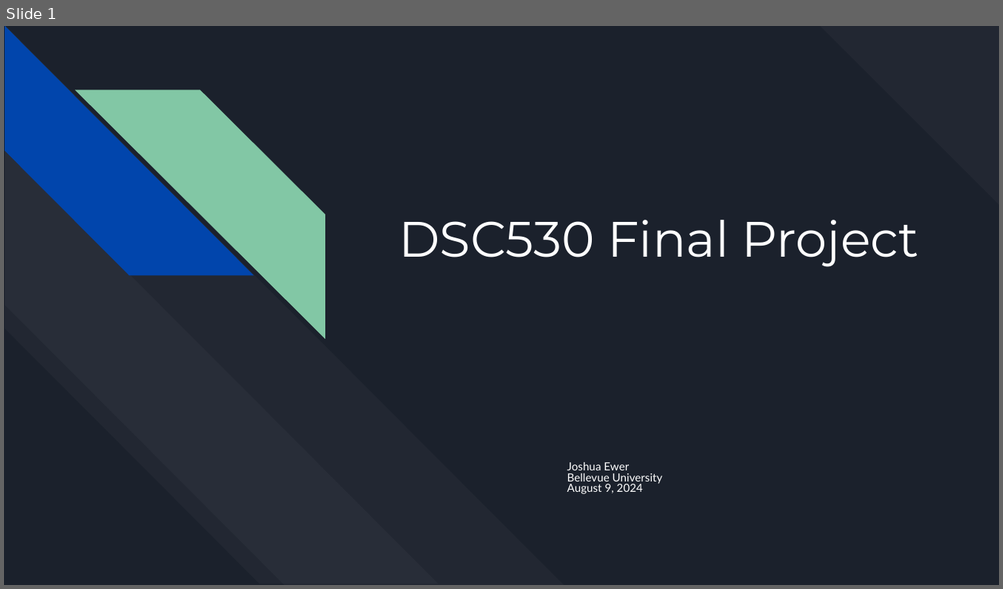
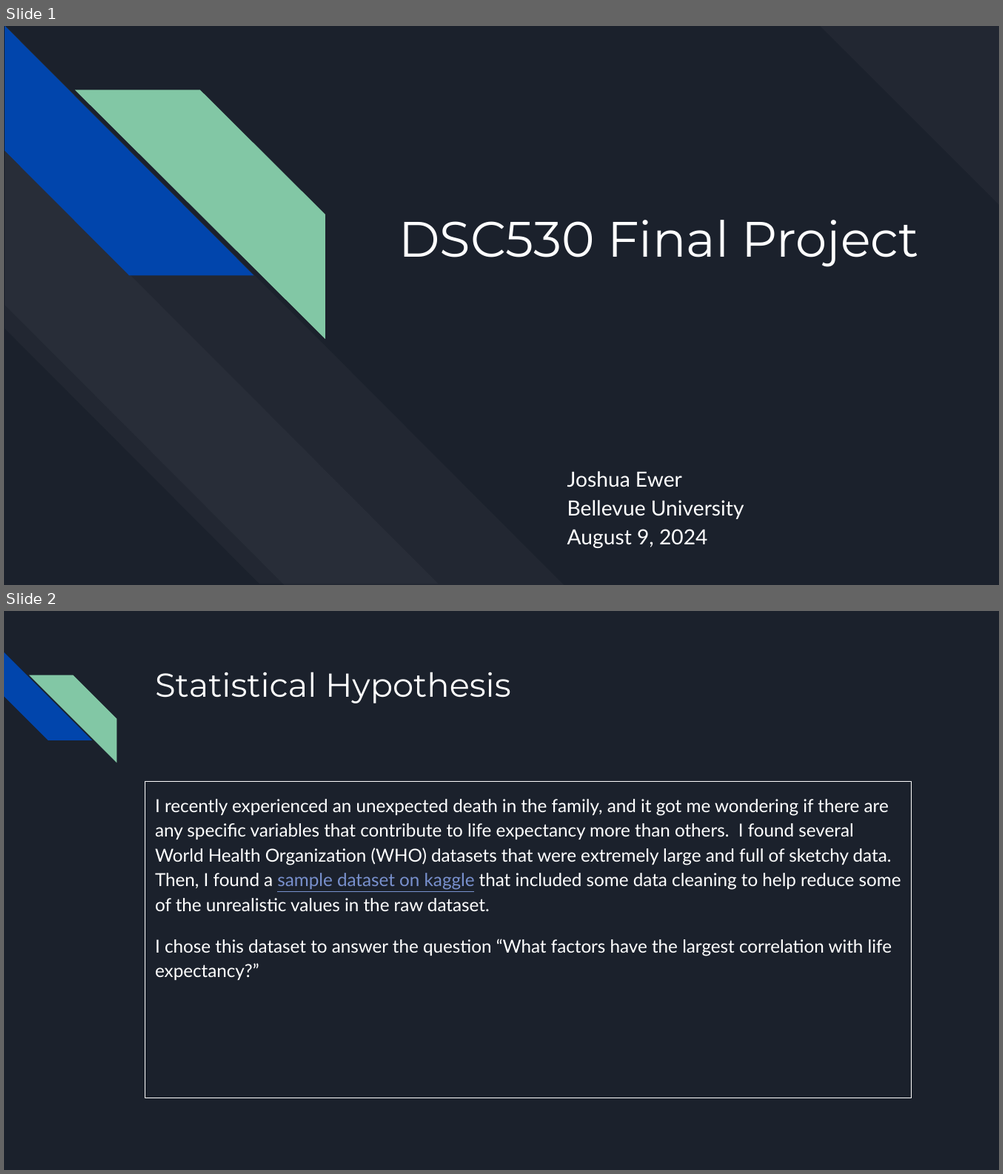
Before and after one commit to jewer/EwerDSC530FinalProject, a slide deck: EwerDSC530FinalProject.pptx. Shown one above the other, each under a label of ours: slide 1 before the commit, slides 1 and 2 after it. The pictures are 1003x589 and 1003x1174 pixels, drawn with LibreOffice and Linux fonts; fonts in the diff are those of the drawing. Boxes give left, top, right and bottom in pixels: in the first picture for what was removed or moved away, otherwise in the second. Text is boxed around its words. In the diff, an @@ line names an element or a change of style, - is before the commit and + after.

```diff
--- a/EwerDSC530FinalProject.pptx
+++ b/EwerDSC530FinalProject.pptx
@@ slide 2 added at <box>4,611,999,1170</box>, background #1B212C @@
@@ diag stripe added at <box>4,652,91,741</box>, fill #0145AC @@
@@ diag stripe added at <box>29,675,116,762</box>, fill #82C7A5 @@
@@ title added at <box>155,672,511,703</box>, 24 pt, text #FFFFFF @@
+Statistical Hypothesis
@@ text added at <box>145,781,911,1097</box>, outline #FFFFFF 0.75 pt, 13 pt, text #FFFFFF @@
+I recently experienced an unexpected death in the family, and it got me wondering if there are any specific variables that contribute to life expectancy more than others. I found several World Health Organization (WHO) datasets that were extremely large and full of sketchy data. Then, I found a sample dataset on kaggle that included some data cleaning to help reduce some of the unrealistic values in the raw dataset.
+I chose this dataset to answer the question “What factors have the largest correlation with life expectancy?”
@@ slide 1 changed as well @@
@@ subtitle "Joshua Ewer" at <box>567,471,744,548</box>: size 8.1 to 15.1 pt; line spacing 0.8 to 1.15 @@
```
Also in this commit, not shown: 4 other slides changed, 4 other slides added, 7 slides removed, 8 other files.
